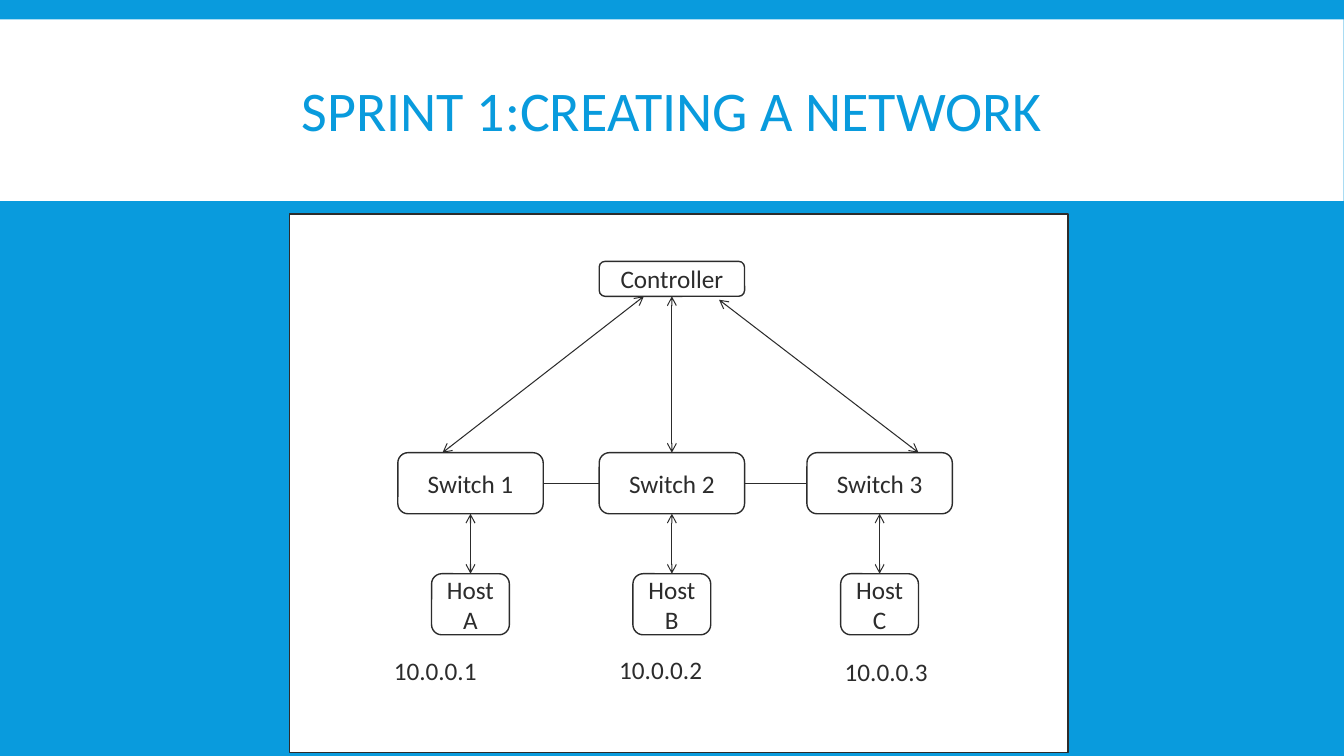
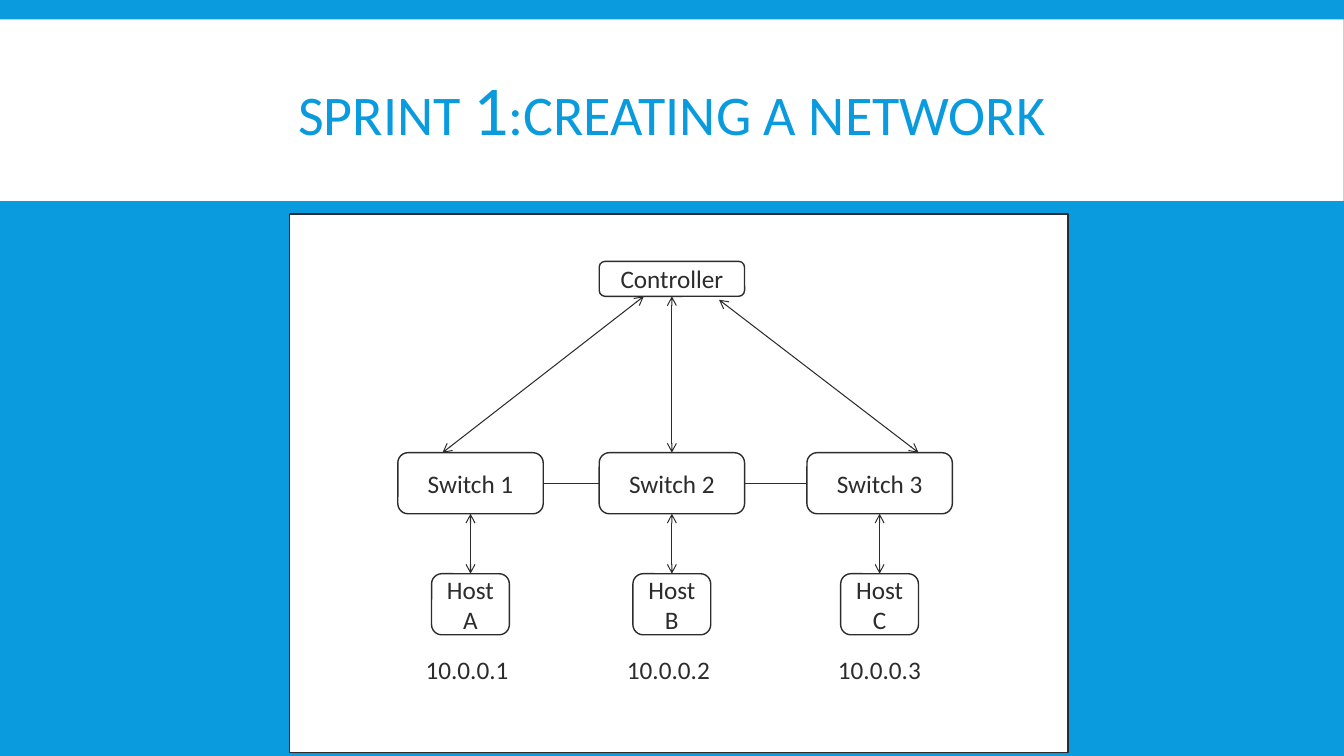
Before and after one commit to BU-NU-CLOUD-SP16/Network-Programmability-as-a-Service, a slide deck: slide 9 of Demo 1.pptx (slide 10 before the commit). Drawn at 1344x756 pixels with LibreOffice and Linux fonts; fonts in the diff are those of the drawing. Boxes give left, top, right and bottom in pixels: in the first picture for what was removed or moved away, otherwise in the second. Text is boxed around its words. In the diff, an @@ line names an element or a change of style, - is before the commit and + after.

```diff
--- a/Demo 1.pptx
+++ b/Demo 1.pptx
@@ title "SPRINT 1:CREATING A NETWORK" at (298, 90, 1045, 136): size 40 to 50 pt in "1:CREATING" @@
@@ text "10.0.0.1": place and size @@
-text "10.0.0.1" at (394, 663, 477, 680)
+text "10.0.0.1" at (426, 662, 509, 679)
@@ text "10.0.0.2": place and size @@
-text "10.0.0.2" at (619, 662, 702, 679)
+text "10.0.0.2" at (627, 662, 710, 679)
@@ text "10.0.0.3": place and size @@
-text "10.0.0.3" at (845, 664, 928, 681)
+text "10.0.0.3" at (838, 662, 921, 679)
```
Also in this commit, not shown: 4 other slides changed, 4 slides added, 6 slides removed.
